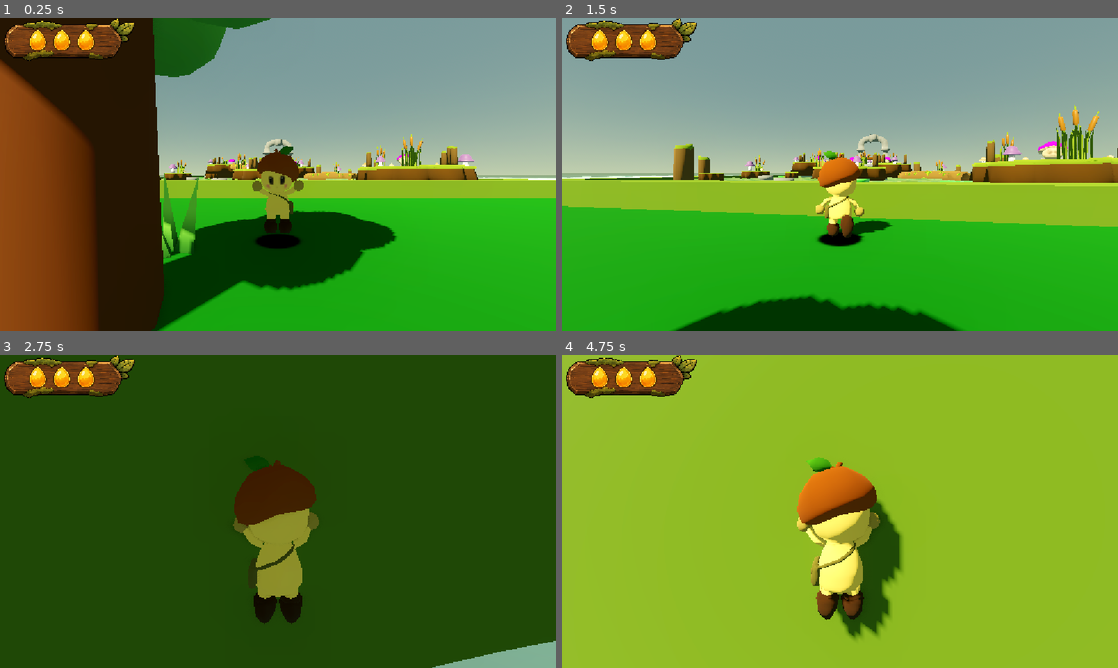
Above: before the commit, frames 1-4 (two rows, left to right).
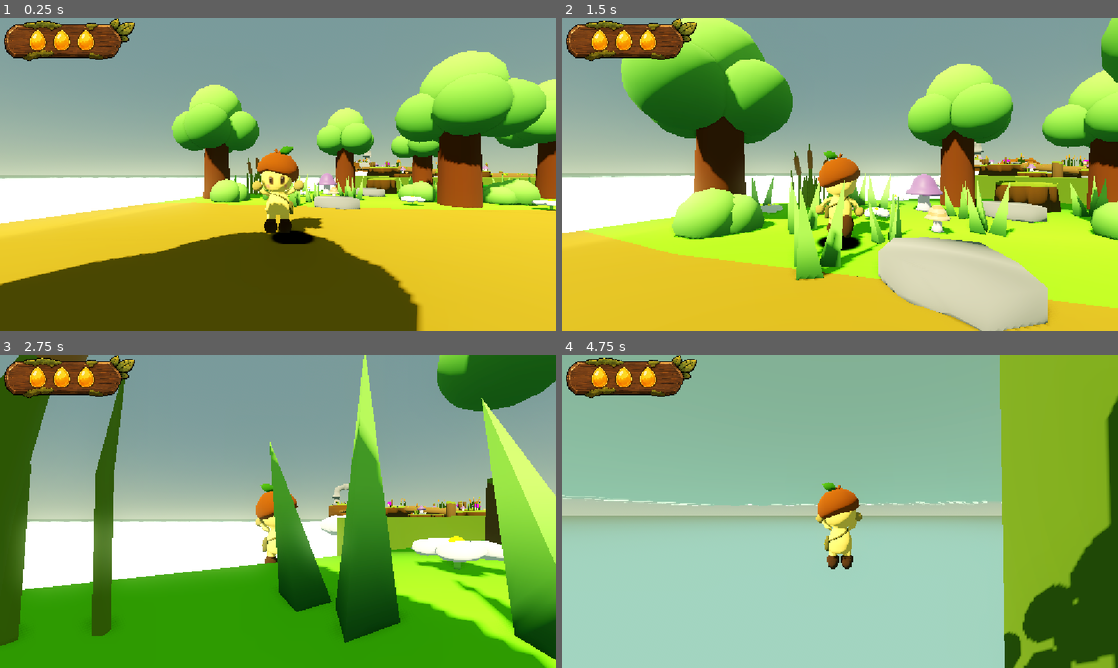
Above: after the commit, the same moments.

Repository: Dempsey845/the-courier
Game: Godot game, scene res://World/world.tscn
The game is run twice, just before and just after one commit, with the same random seed, the same clock (stepped at 60 frames per second) and the same inputs.
Inputs (mouse positions are in pixels of both pictures, inside the frame that each line leads up to):
- Up to frame 1 (0.25 s): no input
- Up to frame 2 (1.5 s): move the mouse to (867, 174) at 0.52 s; hold W (move_forward) from 0.53 s (still down); click (867, 174) at 0.6 s; tap Space (jump) at 0.77 s; move the mouse to (812, 174) at 1.27 s; tap E (interact) at 1.35 s
- Up to frame 3 (2.75 s): keep holding W (move_forward); tap Space (jump) at 1.52 s; move the mouse to (289, 505) at 2.02 s; click (289, 505) at 2.1 s
- Up to frame 4 (4.75 s): keep holding W (move_forward); move the mouse to (834, 517) at 2.77 s; tap E (interact) at 2.85, 4.35 s; tap Space (jump) at 3.02, 3.77, 4.52 s; move the mouse to (878, 514) at 3.52 s; click (878, 514) at 3.6 s; move the mouse to (795, 508) at 4.27 s

The runs differ from the first frame. In frame 1, 77% of the frame differs, in the area x 0-100%, y 0-100%; in frame 2, 68%; in frame 3, 87%; in frame 4, 83%.

Commit message:
Created the ruin area obby section.

Diff:
--- /dev/null
+++ b/World/Areas/Ruins/ruins_cloud_platform.tscn
@@ -0,0 +1,36 @@
+[gd_scene format=3 uid="uid://5kka40lmrt1x"]
+
+[ext_resource type="PackedScene" uid="uid://bhvubptd42mn6" path="res://World/large_cloud_platform.tscn" id="1_8w2x1"]
+[ext_resource type="PackedScene" uid="uid://cslpdd72ihokk" path="res://World/Areas/Ruins/Bodies/ruins_body.tscn" id="2_twfp8"]
+
+[node name="RuinsCloudPlatform" type="Node3D" unique_id=1861670185]
+
+[node name="LargeCloudPlatform" parent="." unique_id=1538887151 instance=ExtResource("1_8w2x1")]
+transform = Transform3D(1, 0, 0, 0, 1, 0, 0, 0, 1, 0, -5.1000004, 0)
+
+[node name="LargeCloudPlatform3" parent="." unique_id=733747666 instance=ExtResource("1_8w2x1")]
+transform = Transform3D(1, 0, 0, 0, 1, 0, 0, 0, 1, -15, -5.1000004, 0)
+
+[node name="LargeCloudPlatform2" parent="." unique_id=1958585620 instance=ExtResource("1_8w2x1")]
+transform = Transform3D(1, 0, 0, 0, 1, 0, 0, 0, 1, 13, -5.1000004, 0)
+
+[node name="LargeCloudPlatform4" parent="." unique_id=747141229 instance=ExtResource("1_8w2x1")]
+transform = Transform3D(1, 0, 0, 0, 1, 0, 0, 0, 1, 0, -5.1000004, -13)
+
+[node name="LargeCloudPlatform5" parent="." unique_id=779875290 instance=ExtResource("1_8w2x1")]
+transform = Transform3D(1, 0, 0, 0, 1, 0, 0, 0, 1, -15, -5.1000004, -13)
+
+[node name="LargeCloudPlatform6" parent="." unique_id=1684412876 instance=ExtResource("1_8w2x1")]
+transform = Transform3D(1, 0, 0, 0, 1, 0, 0, 0, 1, 13, -5.1000004, -13)
+
+[node name="LargeCloudPlatform7" parent="." unique_id=276944086 instance=ExtResource("1_8w2x1")]
+transform = Transform3D(1, 0, 0, 0, 1, 0, 0, 0, 1, 0, -5.1000004, 14)
+
+[node name="LargeCloudPlatform8" parent="." unique_id=1979646316 instance=ExtResource("1_8w2x1")]
+transform = Transform3D(1, 0, 0, 0, 1, 0, 0, 0, 1, -15, -5.1000004, 14)
+
+[node name="LargeCloudPlatform9" parent="." unique_id=234214171 instance=ExtResource("1_8w2x1")]
+transform = Transform3D(1, 0, 0, 0, 1, 0, 0, 0, 1, 13, -5.7000003, 14)
+
+[node name="RuinsBody" parent="." unique_id=2026512571 instance=ExtResource("2_twfp8")]
+transform = Transform3D(1, 0, 0, 0, 1, 0, 0, 0, 1, -1, 0, -1)
--- /dev/null
+++ b/World/cloud_platform.gd
@@ -0,0 +1,55 @@
+extends Area3D
+
+@export var upward_force: float = 20.0
+@export var forward_force: float = 0.0
+
+@export_category("Movement")
+@export var movement_enabled: bool = false
+@export var end_point: Marker3D
+@export_range(0.1, 20.0, 0.1) var movement_duration: float = 2.0
+
+@onready var animation_player: AnimationPlayer = $AnimationPlayer
+
+var starting_position: Vector3
+var destination_position: Vector3
+var movement_time: float = 0.0
+
+
+func _ready() -> void:
+	body_entered.connect(_on_body_entered)
+
+	starting_position = global_position
+
+	if is_instance_valid(end_point):
+		destination_position = end_point.global_position
+	else:
+		destination_position = starting_position
+
+		if movement_enabled:
+			push_warning("Movement is enabled, but no end point is assigned.")
+
+
+func _physics_process(delta: float) -> void:
+	if not movement_enabled or not is_instance_valid(end_point):
+		return
+
+	movement_time += delta
+
+	# Goes from 0 → 1 → 0, slowing smoothly at both ends.
+	var progress := (
+		1.0 - cos(PI * movement_time / movement_duration)
+	) * 0.5
+
+	global_position = starting_position.lerp(
+		destination_position,
+		progress
+	)
+
+
+func _on_body_entered(body: Node3D) -> void:
+	if body is Player:
+		var player := body as Player
+		player.apply_upward_force(upward_force)
+		if forward_force > 0.0:
+			player.apply_camera_forward_force(forward_force)
+		animation_player.play("hit")
--- /dev/null
+++ b/World/cloud_platform.tscn
@@ -0,0 +1,68 @@
+[gd_scene format=3 uid="uid://dem10o88fea0"]
+
+[ext_resource type="Script" uid="uid://dwurmhunnqlig" path="res://World/cloud_platform.gd" id="1_ilnx6"]
+
+[sub_resource type="StandardMaterial3D" id="StandardMaterial3D_8w2x1"]
+
+[sub_resource type="SphereMesh" id="SphereMesh_xrivr"]
+material = SubResource("StandardMaterial3D_8w2x1")
+radius = 0.7
+radial_segments = 12
+rings = 6
+
+[sub_resource type="CylinderShape3D" id="CylinderShape3D_13qdw"]
+height = 0.521875
+radius = 2.6000001
+
+[sub_resource type="Animation" id="Animation_ilnx6"]
+length = 0.001
+tracks/0/type = "value"
+tracks/0/imported = false
+tracks/0/enabled = true
+tracks/0/path = NodePath(".:scale")
+tracks/0/interp = 1
+tracks/0/loop_wrap = true
+tracks/0/keys = {
+"times": PackedFloat32Array(0),
+"transitions": PackedFloat32Array(1),
+"update": 0,
+"values": [Vector3(1, 1, 1)]
+}
+
+[sub_resource type="Animation" id="Animation_txd0h"]
+resource_name = "hit"
+length = 0.4
+tracks/0/type = "value"
+tracks/0/imported = false
+tracks/0/enabled = true
+tracks/0/path = NodePath(".:scale")
+tracks/0/interp = 2
+tracks/0/loop_wrap = true
+tracks/0/keys = {
+"times": PackedFloat32Array(0, 0.2, 0.3, 0.4),
+"transitions": PackedFloat32Array(1, 1, 1, 1),
+"update": 0,
+"values": [Vector3(1, 1, 1), Vector3(1.2, 1.2, 1.2), Vector3(0.9, 0.9, 0.9), Vector3(1, 1, 1)]
+}
+
+[sub_resource type="AnimationLibrary" id="AnimationLibrary_krdv6"]
+_data = {
+&"RESET": SubResource("Animation_ilnx6"),
+&"hit": SubResource("Animation_txd0h")
+}
+
+[node name="CloudPlatform" type="Area3D" unique_id=1538887151]
+collision_layer = 0
+collision_mask = 4
+script = ExtResource("1_ilnx6")
+
+[node name="MeshInstance3D" type="MeshInstance3D" parent="." unique_id=2050255227]
+transform = Transform3D(5, 0, 0, 0, 5, 0, 0, 0, 5, 0, 0, 0)
+mesh = SubResource("SphereMesh_xrivr")
+
+[node name="CollisionShape3D" type="CollisionShape3D" parent="." unique_id=1600554461]
+transform = Transform3D(1, 0, 0, 0, 1, 0, 0, 0, 1, 0, 2.21155, 0)
+shape = SubResource("CylinderShape3D_13qdw")
+
+[node name="AnimationPlayer" type="AnimationPlayer" parent="." unique_id=1851115509]
+libraries/ = SubResource("AnimationLibrary_krdv6")
--- /dev/null
+++ b/World/large_cloud_platform.tscn
@@ -0,0 +1,16 @@
+[gd_scene format=3 uid="uid://bhvubptd42mn6"]
+
+[ext_resource type="PackedScene" uid="uid://dem10o88fea0" path="res://World/cloud_platform.tscn" id="1_ob7jl"]
+
+[sub_resource type="CylinderShape3D" id="CylinderShape3D_8tnnt"]
+height = 2.4076173
+radius = 6.2000003
+
+[node name="LargeCloudPlatform" unique_id=1538887151 instance=ExtResource("1_ob7jl")]
+
+[node name="MeshInstance3D" parent="." index="0" unique_id=2050255227]
+transform = Transform3D(13, 0, 0, 0, 13, 0, 0, 0, 13, 0, 0, 0)
+
+[node name="CollisionShape3D" parent="." index="1" unique_id=1600554461]
+transform = Transform3D(1, 0, 0, 0, 1, 0, 0, 0, 1, 0, 5.1620383, 0)
+shape = SubResource("CylinderShape3D_8tnnt")
--- a/World/world.tscn
+++ b/World/world.tscn
@@ -7,10 +7,12 @@
 [ext_resource type="PackedScene" uid="uid://c4qraqdt2f0hp" path="res://World/Areas/Swamp/mushroom_swamp_effect.tscn" id="3_oe8m4"]
 [ext_resource type="PackedScene" uid="uid://ceghomufoistc" path="res://World/Areas/Ruins/Bodies/ruins_start_platform.tscn" id="3_x0pyu"]
 [ext_resource type="PackedScene" uid="uid://du7tgosjqxyde" path="res://Enemies/Puffcap/puffcap_enemy.tscn" id="4_3f78f"]
+[ext_resource type="PackedScene" uid="uid://dem10o88fea0" path="res://World/cloud_platform.tscn" id="4_dg1ng"]
 [ext_resource type="PackedScene" uid="uid://cyaqell3bfqr2" path="res://World/Environment/Bodies/dirt_pillar_wide.tscn" id="4_h2aik"]
 [ext_resource type="PackedScene" uid="uid://h2bnamg205h1" path="res://World/Areas/Swamp/tree_log_swamp.tscn" id="4_lo5ox"]
 [ext_resource type="PackedScene" uid="uid://cnm8sgtocpwuv" path="res://World/Environment/Bodies/decorated_dirt_pillar_wide.tscn" id="5_0wqet"]
 [ext_resource type="PackedScene" uid="uid://cniwu7eyr0832" path="res://Enemies/Snapper/snapper_enemy.tscn" id="5_k8do8"]
+[ext_resource type="PackedScene" uid="uid://5kka40lmrt1x" path="res://World/Areas/Ruins/ruins_cloud_platform.tscn" id="5_yfuda"]
 [ext_resource type="PackedScene" uid="uid://dxffamdf7vshk" path="res://World/Environment/Bodies/rock_pillar.tscn" id="6_awrha"]
 [ext_resource type="PackedScene" uid="uid://erbexrpjuitl" path="res://World/Environment/Bodies/dirt_pillar_tall.tscn" id="7_f23eu"]
 [ext_resource type="PackedScene" uid="uid://b4yyn7ah5o6it" path="res://Systems/Dialogue/dialogue_ui.tscn" id="7_yf0ba"]
@@ -895,6 +897,69 @@
 [node name="RuinsStartPlatform" parent="NavigationRegion3D/RuinsArea" unique_id=1720105681 instance=ExtResource("3_x0pyu")]
 transform = Transform3D(-4.371139e-08, 0, -1, 0, 1, 0, 1, 0, -4.371139e-08, 21.4, 0, -1.7484555e-07)
 
+[node name="CloudPlatform" parent="NavigationRegion3D/RuinsArea" unique_id=1538887151 instance=ExtResource("4_dg1ng")]
+transform = Transform3D(1, 0, 0, 0, 1, 0, 0, 0, 1, 2.1000001, -1.7, 0)
+
+[node name="CloudPlatform2" parent="NavigationRegion3D/RuinsArea" unique_id=885557954 instance=ExtResource("4_dg1ng")]
+transform = Transform3D(1, 0, 0, 0, 1, 0, 0, 0, 1, -5.7, 0.5, 0)
+
+[node name="CloudPlatform3" parent="NavigationRegion3D/RuinsArea" unique_id=996379944 instance=ExtResource("4_dg1ng")]
+transform = Transform3D(1, 0, 0, 0, 1, 0, 0, 0, 1, -5.7, 2.5, 8)
+
+[node name="CloudPlatform4" parent="NavigationRegion3D/RuinsArea" unique_id=2120306103 instance=ExtResource("4_dg1ng")]
+transform = Transform3D(1, 0, 0, 0, 1, 0, 0, 0, 1, -13.7, 4.5, 11.1)
+
+[node name="CloudPlatform5" parent="NavigationRegion3D/RuinsArea" unique_id=516325193 instance=ExtResource("4_dg1ng")]
+transform = Transform3D(1, 0, 0, 0, 1, 0, 0, 0, 1, -16.7, 5.7, 3.4)
+
+[node name="CloudPlatform6" parent="NavigationRegion3D/RuinsArea" unique_id=2115100694 instance=ExtResource("4_dg1ng")]
+transform = Transform3D(1, 0, 0, 0, 1, 0, 0, 0, 1, -25, 0.6999998, 1)
+
+[node name="CloudPlatform12" parent="NavigationRegion3D/RuinsArea" unique_id=1756551056 instance=ExtResource("4_dg1ng")]
+transform = Transform3D(1, 0, 0, 0, 1, 0, 0, 0, 1, -60.9, 0.6999998, 1)
+
+[node name="CloudPlatform13" parent="NavigationRegion3D/RuinsArea" unique_id=122200808 node_paths=PackedStringArray("end_point") instance=ExtResource("4_dg1ng")]
+transform = Transform3D(1, 0, 0, 0, 1, 0, 0, 0, 1, -70, 0.6999998, 1)
+movement_enabled = true
+end_point = NodePath("Marker3D")
+movement_duration = 5.0
+
+[node name="Marker3D" type="Marker3D" parent="NavigationRegion3D/RuinsArea/CloudPlatform13" unique_id=1476622648]
+transform = Transform3D(1, 0, 0, 0, 1, 0, 0, 0, 1, -7, 10, 0)
+
+[node name="CloudPlatform11" parent="NavigationRegion3D/RuinsArea" unique_id=621501538 node_paths=PackedStringArray("end_point") instance=ExtResource("4_dg1ng")]
+transform = Transform3D(1, 0, 0, 0, 1, 0, 0, 0, 1, -32.9, 0.6999998, 1)
+forward_force = 7.5
+movement_enabled = true
+end_point = NodePath("Marker3D")
+movement_duration = 4.0
+
+[node name="Marker3D" type="Marker3D" parent="NavigationRegion3D/RuinsArea/CloudPlatform11" unique_id=494214260]
+transform = Transform3D(1, 0, 0, 0, 1, 0, 0, 0, 1, -22, 0, 0)
+
+[node name="CloudPlatform7" parent="NavigationRegion3D/RuinsArea" unique_id=712411608 instance=ExtResource("4_dg1ng")]
+transform = Transform3D(1, 0, 0, 0, 1, 0, 0, 0, 1, -25, 0.6999998, 9.5)
+
+[node name="CloudPlatform8" parent="NavigationRegion3D/RuinsArea" unique_id=280152736 instance=ExtResource("4_dg1ng")]
+transform = Transform3D(1, 0, 0, 0, 1, 0, 0, 0, 1, -29, 0.6999998, 17)
+
+[node name="CloudPlatform9" parent="NavigationRegion3D/RuinsArea" unique_id=746594746 instance=ExtResource("4_dg1ng")]
+transform = Transform3D(1, 0, 0, 0, 1, 0, 0, 0, 1, -23, 0.6999998, 23)
+
+[node name="CloudPlatform10" parent="NavigationRegion3D/RuinsArea" unique_id=1417805417 node_paths=PackedStringArray("end_point") instance=ExtResource("4_dg1ng")]
+transform = Transform3D(1, 0, 0, 0, 1, 0, 0, 0, 1, -15, 0.6999998, 23)
+upward_force = 30.0
+movement_enabled = true
+end_point = NodePath("Marker3D")
+movement_duration = 4.0
+
+[node name="Marker3D" type="Marker3D" parent="NavigationRegion3D/RuinsArea/CloudPlatform10" unique_id=468622529]
+transform = Transform3D(1, 0, 0, 0, 1, 0, 0, 0, 1, -81.1, 11.7, -7.800001)
+top_level = true
+
+[node name="RuinsCloudPlatform" parent="NavigationRegion3D/RuinsArea" unique_id=1861670185 instance=ExtResource("5_yfuda")]
+transform = Transform3D(2.9802322e-08, 0, 1, 0, 1, 0, -1, 0, 2.9802322e-08, -99.21487, 6, 1.7871828)
+
 [node name="PuffcapEnemy" parent="NavigationRegion3D" unique_id=685929452 node_paths=PackedStringArray("target") instance=ExtResource("4_3f78f")]
 transform = Transform3D(0.258819, 0, -0.9659258, 0, 1, 0, 0.9659258, 0, 0.258819, -1.9396076, 2.3999999, -77.86061)
 target = NodePath("../../Player")
@@ -1072,7 +1137,7 @@
 size = Vector3(1, 2.6000001, 1)
 
 [node name="Player" parent="." unique_id=67220391 instance=ExtResource("1_62w18")]
-transform = Transform3D(1, 0, 0, 0, 1, 0, 0, 0, 1, 0, 0.2, -45)
+transform = Transform3D(1, 0, 0, 0, 1, 0, 0, 0, 1, -51.3, 0.2, -27.8)
 
 [node name="GolemEnemy" parent="." unique_id=890047339 node_paths=PackedStringArray("target") instance=ExtResource("2_8a836")]
 transform = Transform3D(1, 0, 0, 0, 1, 0, 0, 0, 1, -17, 0, -14)
Not shown, added: World/cloud_platform.gd.uid
Not shown: 3 places in World/world.tscn that only renumber resources
